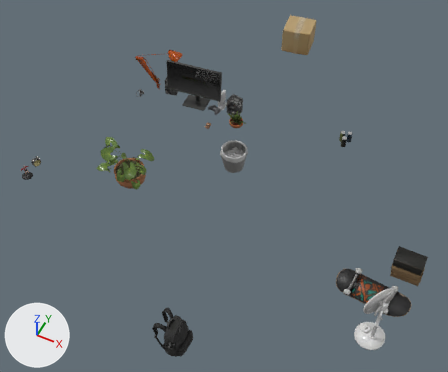
An edit to the glTF model web/room/props_tripo2.glb, drawn before and after from the same camera.
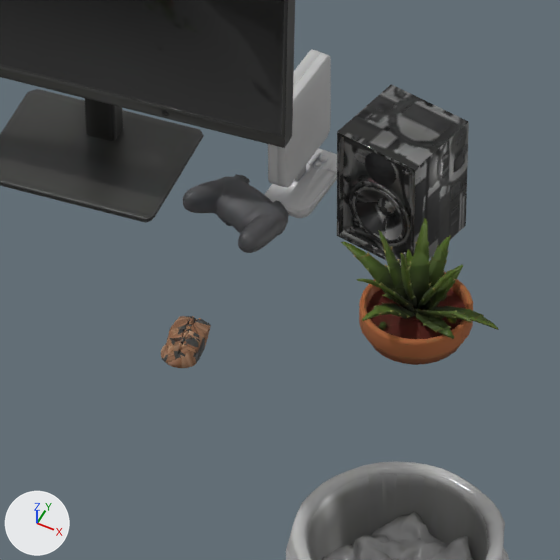
The first picture shows the older version from a 50 mm lens placed at (1.751, -3.658, 5.809), pointed at (-0.064, -0.027, 1.27). The close-ups show the older and then the newer version on the part from 41% to 57% of the width and 22% to 41% of the height of that picture. Only the edits that show in the close-ups are written down. Lighting does not change. The marker at lower left points along +X, +Y and +Z. Where no turn or scale is listed for an object, it has been applied to the vertices. Vertices at exactly the same position are counted once.

The scene before the commit, as lines of its bpy script (objects in view):
```python
me_mesh_1 = bpy.data.meshes.new('Mesh_1')
me_mesh_1.from_pydata(...)  # 24126 vertices, 46079 faces; spans x -1.95..1.95, y -1.41..1.41, z -1.11..1.11
me_mesh_1.materials.append(mat_tripo_props2)
ob_mesh_1 = bpy.data.objects.new('Mesh_1', me_mesh_1)
ob_mesh_1.location = (0.031, 0.022, 1.271)
```
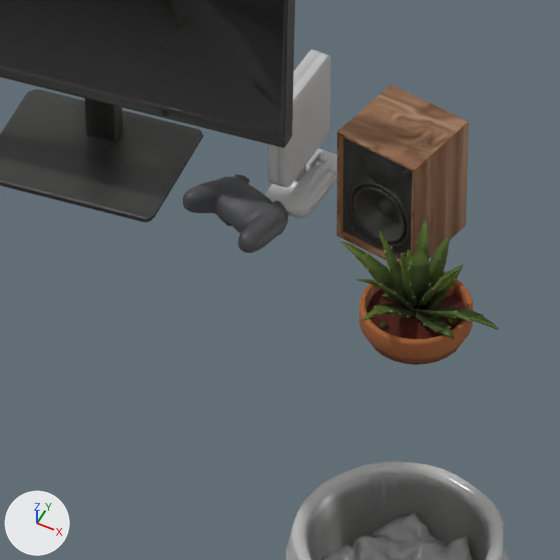
Pixel boxes (x1, y1, x2, y2) of what changed, in the close-ups (560 x 560 px):
part 1 of me_mesh_1, deleted (brown): before (161, 316, 211, 368)
part 2 of me_mesh_1, surface changed (grey to brown): (337, 84, 469, 266) in both

What changed in the scene script:
```text
Change me_mesh_1:
    used by ob_mesh_1; location = (0.031, 0.022, 1.271)
    remove me_mesh_1.from_pydata(...)  # 24126 vertices, 46079 faces; spans x -1.95..1.95, y -1.41..1.41, z -1.11..1.11
    add me_mesh_1.from_pydata(...)  # 23371 vertices, 44654 faces; spans x -1.95..1.95, y -1.41..1.41, z -1.11..1.11
    me_mesh_1 part 1: 6 loose pieces with 755 vertices, spanning x -0.82..-0.76, y 0.88..0.98, z -0.3..-0.27, are deleted
    me_mesh_1 part 2: 7502 kept faces spanning x -1.78..-0.54, y 0.93..1.36, z -0.3..-0.1 get new texture (UV) coordinates
```
